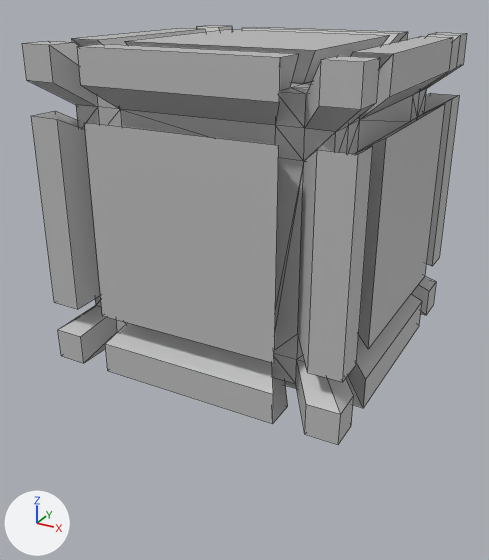
The FBX model UDDU/Assets/Mesh/box.fbx, before and after one commit.
Before and after are seen from a 50 mm camera at (1.006, -1.953, 0.974) aimed at (-0.026, -0.076, 0.036). The axes (+X, +Y, +Z) are drawn at lower left. The lights are the same throughout. Mesh edges are drawn as thin lines. Where no turn or scale is listed for an object, it has been applied to the vertices.
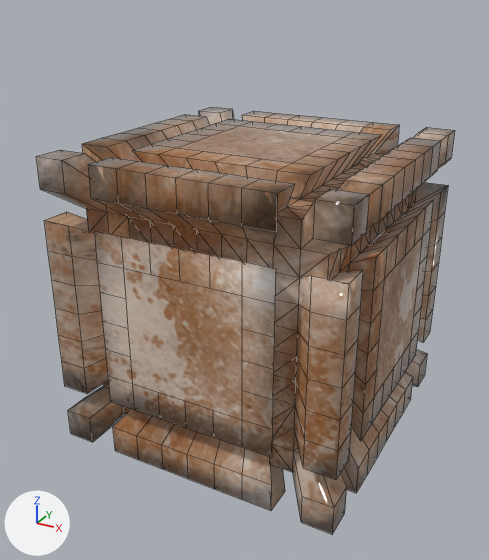
Boxes (x1, y1, x2, y2) around the edits, measured in the pictures (489 x 560 px):
'pCube3', reshaped, moved: before (22, 25, 467, 445); after (36, 107, 455, 534)
part 1 of me_mesh, added (brown): after (44, 111, 448, 511)
part 2 of me_mesh, recoloured: before (22, 25, 467, 445); after (36, 107, 455, 534)

The change, as a list of edits to the scene's bpy script:
```text
Add img_material_flattened_diffuse_tif:
    img_material_flattened_diffuse_tif = load_image('Material_Flattened_Diffuse.tif', 'box.fbx-files/Material_Flattened_Diffuse.tif', 1024, 1024, 'sRGB')
Add mat_material:
    mat_material = principled_material('Material')
    mat_material.texture = img_material_flattened_diffuse_tif  # with its transparency
    mat_material.roughness = 0.0
Change me_mesh:
    used by ob_pcube3; location = (0.0, 0.0, 0.319)
    remove me_mesh.from_pydata(...)  # 300 vertices, 393 faces; spans x -0.5..0.5, y -0.5..0.5, z -0.5..0.5
    add me_mesh.from_pydata(...)  # 932 vertices, 1110 faces; spans x -0.5..0.5, y -0.5..0.5, z -0.5..0.5
    me_mesh part 1: 632 vertices added at x -0.5..0.5, y -0.5..0.5, z -0.5..0.5
    me_mesh part 2: 256 faces spanning x -0.5..0.5, y -0.5..0.5, z -0.5..0.5 switch from mat_lambert1 (grey #bcbcbc) to mat_material (picture img_material_flattened_diffuse_tif)
    me_mesh part 3: the surface is now shaded smooth
Change ob_pcube3:
    ob_pcube3.location: (0.0, 0.0, 0.319) -> (0.0, 0.0, 0.0)
```
